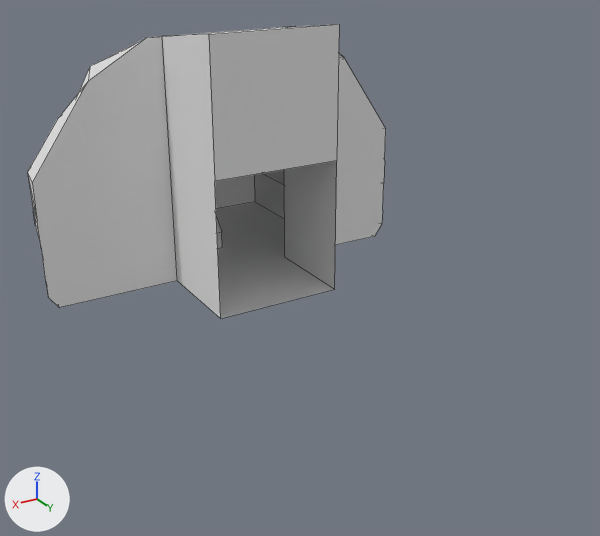
A saved change to the Blender file Models/NeistAir/18CRJ.blend.
The view is the same before and after, from a 50 mm lens placed at (1.47, 2.6, 1.2), pointed at (-0.13, -0.07, -0.13). Arrows for +X, +Y and +Z are at lower left; the lights stay in place. Mesh edges are drawn as thin lines.

Before the edit, the objects in view are built like this:
```python
me_18crj_iva = bpy.data.meshes.new('18CRJ-IVA')
me_18crj_iva.from_pydata(...)  # 106 vertices, 96 faces; spans x -0.8..0.8, y -1.6..-0.01, z -0.24..0.82
ob_shellcollider = bpy.data.objects.new('shellCollider', me_18crj_iva)
ob_shellcollider.parent = ob_freeiva
ob_shellcollider.location = (0.0, 0.0, 0.0)
```
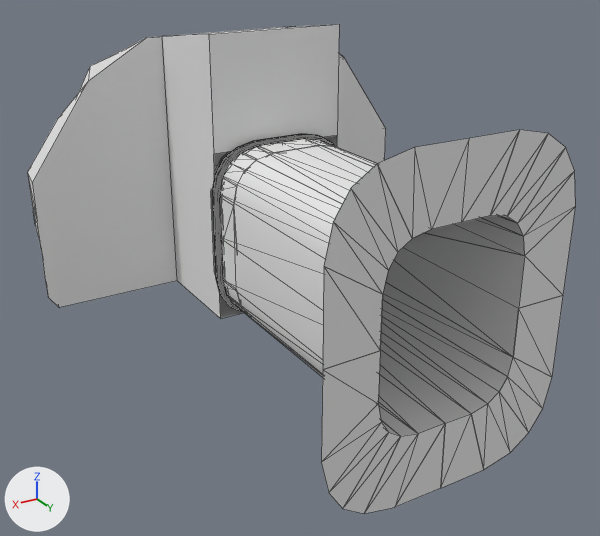
Boxes [x1, y1, x2, y2] around the edits, measured in the pictures (600 x 536 px; the box of a moved part takes in the faces that stretch with it):
'flange', added
    after: [321, 130, 576, 514]
'tube', added
    after: [221, 142, 525, 436]
'cutout', added
    after: [214, 139, 335, 290]
'Hatch_Plane_Frame', added
    after: [212, 134, 334, 311]
part 1 of me_18crj_iva, moved or reshaped
    both: [162, 24, 339, 318]

The change, as a diff of the scene's bpy script:
```diff
--- a/Models/NeistAir/18CRJ.blend.py
+++ b/Models/NeistAir/18CRJ.blend.py
@@ ng_maincolor @@
+ng_maincolor = bpy.data.node_groups.new('MainColor', 'ShaderNodeTree')
+# nodes: Math, Mix
@@ ng_dxtnormal @@
+ng_dxtnormal = bpy.data.node_groups.new('dxtNormal', 'ShaderNodeTree')
+# nodes: CombineColor, CombineXYZ, Math, SeparateColor, VectorMath
@@ ng_color4 @@
+ng_color4 = bpy.data.node_groups.new('Color4', 'ShaderNodeTree')
+_s = ng_color4.interface.new_socket(name='Color', in_out='OUTPUT', socket_type='NodeSocketColor')
+_s = ng_color4.interface.new_socket(name='Alpha', in_out='OUTPUT', socket_type='NodeSocketFloat')
+_s = ng_color4.interface.new_socket(name='Color', in_out='INPUT', socket_type='NodeSocketColor')
+_s = ng_color4.interface.new_socket(name='Alpha', in_out='INPUT', socket_type='NodeSocketFloat')
+_s.min_value = 1.0
+_N = ng_color4.nodes; _L = ng_color4.links
+n0 = _N.new('NodeGroupInput'); n0.name = 'Group Input'
+n1 = _N.new('NodeGroupOutput'); n1.name = 'Group Output'
+_L.new(n0.outputs[1], n1.inputs[1])  # 'Alpha' to 'Alpha'
+_L.new(n0.outputs[0], n1.inputs[0])  # 'Color' to 'Color'
@@ ng_standardshader @@
+ng_standardshader = bpy.data.node_groups.new('StandardShader', 'ShaderNodeTree')
+# nodes: BsdfPrincipled, Math, NormalMap
@@ mat_hatches_001 @@
+mat_hatches_001 = bpy.data.materials.new('Hatches.001')
+# colours: white #ffffff, black #000000
+# uses the picture img_hatches_default
+# uses the picture img_hatches_default_n
@@ me_18crj_iva @@
 me_18crj_iva.from_pydata(...)  # 106 vertices, 96 faces; spans x -0.8..0.8, y -1.6..-0.01, z -0.24..0.82
 # used by ob_shellcollider; parent = ob_freeiva; location = (0.0, 0.0, 0.0)
-me_18crj_iva.vertices[104].co = (-0.26, -0.01, 0.31)  # pixel (336, 160)
-me_18crj_iva.vertices[105].co = (0.26, -0.01, 0.31)  # pixel (214, 181)
+# me_18crj_iva part 1
+me_18crj_iva.vertices[104].co = (-0.26, -0.01, 0.41)  # pixel (337, 135)
+me_18crj_iva.vertices[105].co = (0.26, -0.01, 0.41)  # pixel (213, 154)
@@ ob_flange @@
+ob_flange = bpy.data.objects.new('flange', me_flange)  # 128 vertices, 48 faces; spans x -0.447..0.444, y -0.564..0.556, z -1.0; in mat_main_003 (white #e7e7e7)
+ob_flange.parent = ob_tube
+ob_flange.location = (0.0, 0.0, 0.0)
@@ ob_tube @@
+ob_tube = bpy.data.objects.new('tube', me_tube)  # 136 vertices, 48 faces; spans x -0.257..0.257, y -0.323..0.323, z -1.0..0.0; in mat_main_003 (white #e7e7e7)
+ob_tube.parent = ob_hatch_plane
+ob_tube.location = (0.0, 0.0, 0.0)
@@ ob_hatch_plane @@
+ob_hatch_plane = bpy.data.objects.new('Hatch_Plane', None)
+ob_hatch_plane.location = (0.0, 0.0, 0.1)
+ob_hatch_plane.rotation_euler = (1.571, 0.0, 0.0)  # degrees (90, 0, 0)
@@ ob_hatch_plane_frame @@
+ob_hatch_plane_frame = bpy.data.objects.new('Hatch_Plane_Frame', me_hatch_plane_frame)  # 1728 vertices, 576 faces; spans x -0.275..0.275, y -0.023..0.02, z -0.338..0.338
+ob_hatch_plane_frame.parent = ob_hatch_plane
+ob_hatch_plane_frame.location = (0.0, 0.0, 0.0)
+ob_hatch_plane_frame.rotation_euler = (1.571, 0.0, 3.142)  # degrees (90, 0, 180)
@@ ob_cutout @@
+ob_cutout = bpy.data.objects.new('cutout', me_cutout)  # 188 vertices, 76 faces; spans x -0.258..0.258, y -0.056..0.127, z -0.327..0.327; in mat_main_002 (white #e7e7e7)
+ob_cutout.parent = ob_freeiva
+ob_cutout.location = (0.0, 0.0, 0.1)
```
